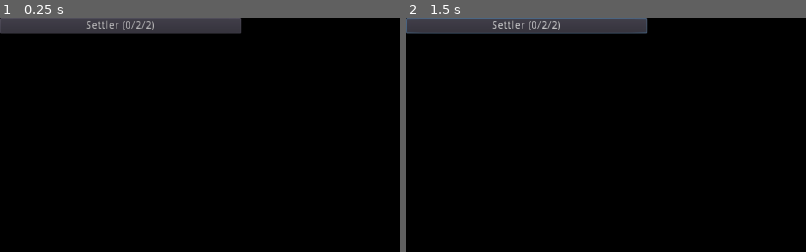
Above: before the commit, frames 1-2 (left to right).
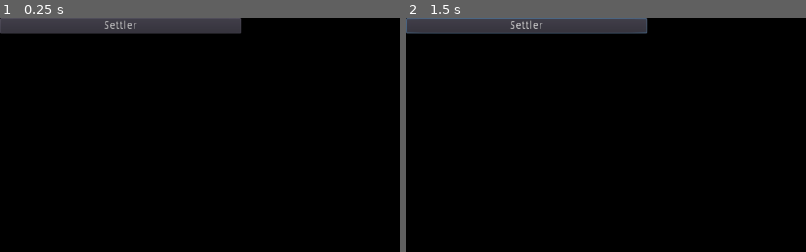
Above: after the commit, the same moments.

Repository: AngelPhenix/GodotProjects
Game: Godot game, scene res://Scenes/Layout/CityProdBtn.tscn
The game is run twice, just before and just after one commit, with the same random seed, the same clock (stepped at 60 frames per second) and the same inputs. This scene is started directly instead of the project's main scene.
Inputs (mouse positions are % of the whole screen's width and height, from its top left):
- Up to frame 1 (0.25 s): no input
- Up to frame 2 (1.5 s): click "Settler (0/2/2)" (after the commit: "Settler") at 0.5 s; tap Enter at 1.25 s; move the mouse to (72, 45) at 1.27 s; hold Keypad 3 (down-right) from 1.28 s (still down); tap Keypad 8 (top) at 1.35 s; click (72, 45) at 1.42 s
The pictures show only the part of the screen within x 0-50%, y 0-50%; the shares and areas given below are measured in that part.

The runs differ from the first frame. In frame 1, 0.3% of the frame differs, in the area x 21-39%, y 0-6%; in frame 2, 0.3%.
Error after the commit: Invalid get index '0' (on base: 'Array'). (res://Scripts/Layout/CityProdBtn.gd:3)

Commit message:
Added window to change production queue

Diff:
--- a/Civilization 1 Prototype Test/Scenes/Layout/City.tscn
+++ b/Civilization 1 Prototype Test/Scenes/Layout/City.tscn
@@ -2,7 +2,7 @@
 
 [ext_resource path="res://Scripts/Layout/CityPanel.gd" type="Script" id=1]
 
-[node name="CityPanel" type="CanvasLayer"]
+[node name="CityPanel" type="CanvasLayer" groups=["city_interface"]]
 script = ExtResource( 1 )
 
 [node name="PanelContainer" type="PanelContainer" parent="."]
@@ -53,7 +53,8 @@
 margin_bottom = 585.0
 text = "Exit"
 
-[node name="PanelContainer2" type="PanelContainer" parent="."]
+[node name="ProdContainer" type="PanelContainer" parent="."]
+visible = false
 anchor_left = 0.5
 anchor_top = 0.5
 anchor_right = 0.5
@@ -63,26 +64,12 @@
 margin_right = 161.5
 margin_bottom = 208.5
 
-[node name="VBoxContainer" type="VBoxContainer" parent="PanelContainer2" groups=["production_list"]]
+[node name="VBoxContainer" type="VBoxContainer" parent="ProdContainer" groups=["production_list"]]
 margin_left = 7.0
 margin_top = 7.0
 margin_right = 316.0
 margin_bottom = 410.0
 custom_constants/separation = 8
 
-[node name="Button" type="Button" parent="PanelContainer2/VBoxContainer"]
-margin_right = 309.0
-margin_bottom = 20.0
-size_flags_horizontal = 3
-size_flags_vertical = 0
-text = "Settler (0/2/2)"
-
-[node name="Button2" type="Button" parent="PanelContainer2/VBoxContainer"]
-margin_top = 28.0
-margin_right = 309.0
-margin_bottom = 48.0
-size_flags_vertical = 0
-text = "Explorer (1/1/3)"
-
 [connection signal="pressed" from="UnitPanel/Change" to="." method="_on_Change_pressed"]
 [connection signal="pressed" from="Exit" to="." method="_on_Exit_pressed"]
--- a/Civilization 1 Prototype Test/Scenes/Layout/CityProdBtn.tscn
+++ b/Civilization 1 Prototype Test/Scenes/Layout/CityProdBtn.tscn
@@ -1,8 +1,13 @@
-[gd_scene format=2]
+[gd_scene load_steps=2 format=2]
+
+[ext_resource path="res://Scripts/Layout/CityProdBtn.gd" type="Script" id=1]
 
 [node name="Button" type="Button"]
 margin_right = 309.0
 margin_bottom = 20.0
 size_flags_horizontal = 3
 size_flags_vertical = 0
-text = "Settler (0/2/2)"
+text = "Settler"
+script = ExtResource( 1 )
+
+[connection signal="pressed" from="." to="." method="_on_Button_pressed"]
--- a/Civilization 1 Prototype Test/Scripts/Layout/CityPanel.gd
+++ b/Civilization 1 Prototype Test/Scripts/Layout/CityPanel.gd
@@ -1,15 +1,20 @@
 extends CanvasLayer
 
 onready var prod_list = get_tree().get_nodes_in_group("production_list")[0]
+onready var prod_btn: PackedScene = preload("res://Scenes/Layout/CityProdBtn.tscn")
+
+var city
 
 func open(city_info: Dictionary) -> void:
+	city = city_info["id"]
 	$NamePanel/Name.text = city_info["city_name"]
 	$UnitPanel/Name.text = "Production : " + city_info["unit_in_production"]
-#	city_info["id"].current_production_name = "Archer"
 	visible = true
 
 func _on_Exit_pressed():
 	visible = false
+	for node in prod_list.get_children():
+		node.queue_free()
 
 
 func _on_Change_pressed():
@@ -27,6 +32,12 @@
 
 func display_available_production(available_prod: Array):
 	for prod_name in available_prod:
-		var new_option: Button = Button.new()
-		new_option.text = prod_name
-		pass
+		var new_option: Button = prod_btn.instance()
+		new_option.prod_name = prod_name
+		new_option.city = city
+		prod_list.add_child(new_option)
+
+	$ProdContainer.visible = true
+
+func production_changed(new_prod_name: String) -> void:
+	$UnitPanel/Name.text = "Production : " + new_prod_name
--- /dev/null
+++ b/Civilization 1 Prototype Test/Scripts/Layout/CityProdBtn.gd
@@ -0,0 +1,17 @@
+extends Button
+
+onready var city_interface = get_tree().get_nodes_in_group("city_interface")[0]
+
+var prod_name: String
+var city
+
+func _ready() -> void:
+	text = prod_name
+
+func _on_Button_pressed():
+	change_production_queue(prod_name)
+
+func change_production_queue(production: String) -> void:
+	city.current_production_name = production
+	city_interface.production_changed(production)
+	get_parent().visible = false
--- a/Civilization 1 Prototype Test/Stages/World.tscn
+++ b/Civilization 1 Prototype Test/Stages/World.tscn
@@ -80,5 +80,5 @@
 [node name="Camera" type="Camera2D" parent="."]
 current = true
 
-[node name="CityPanel" parent="." groups=["city_interface"] instance=ExtResource( 5 )]
+[node name="CityPanel" parent="." instance=ExtResource( 5 )]
 visible = false
